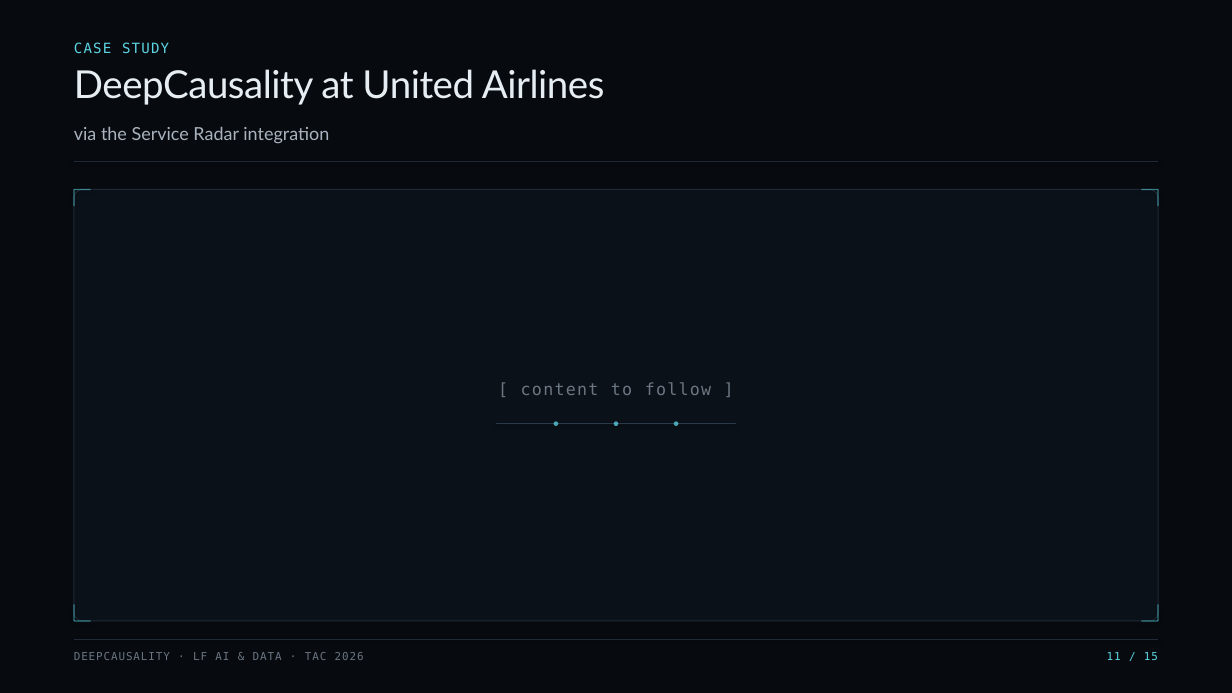
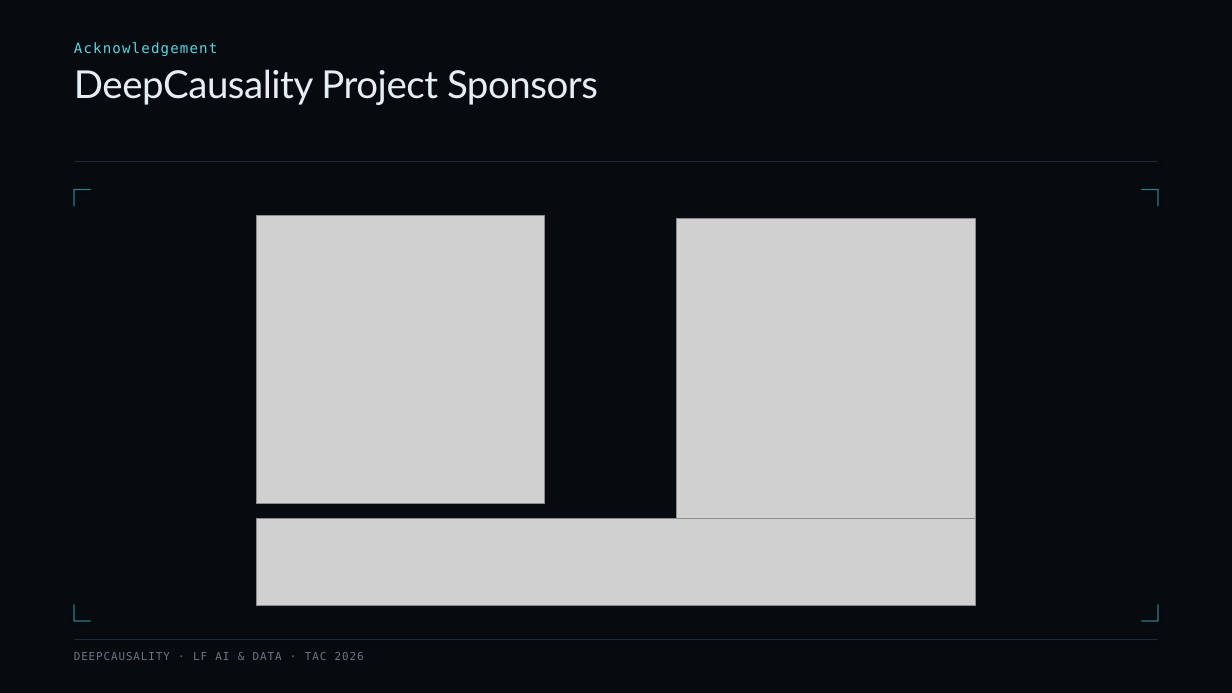
Before and after one commit to deepcausality-rs/deep_causality, a slide deck: slide 2 of docs/LF/slides/LF_2026/DeepCausality_TAC_2026.pptx (slide 11 before the commit). Drawn at 1232x693 pixels with LibreOffice and Linux fonts; fonts in the diff are those of the drawing; grey boxes stand for pictures. Boxes give left, top, right and bottom in pixels: in the first picture for what was removed or moved away, otherwise in the second. Text is boxed around its words. In the diff, an @@ line names an element or a change of style, - is before the commit and + after.

```diff
--- a/docs/LF/slides/LF_2026/DeepCausality_TAC_2026.pptx
+++ b/docs/LF/slides/LF_2026/DeepCausality_TAC_2026.pptx
@@ text at (74, 42, 217, 56): text changed @@
-CASE STUDY
+Acknowledgement
@@ text at (74, 69, 598, 105): text changed @@
-DeepCausality at United Airlines
+DeepCausality Project Sponsors
@@ text removed at (74, 127, 329, 143) @@
-via the Service Radar integration
@@ rounded rectangle removed at (74, 189, 1158, 621) @@
@@ picture added at (256, 215, 544, 504) @@
@@ picture added at (677, 219, 976, 518) @@
@@ text removed at (521, 382, 711, 395) @@
-[ content to follow ]
@@ line removed from (496, 424) to (737, 424) @@
@@ ellipse removed at (554, 421, 558, 426) @@
@@ ellipse removed at (614, 421, 618, 426) @@
@@ ellipse removed at (674, 421, 678, 426) @@
@@ picture added at (256, 518, 976, 605) @@
@@ text removed at (1107, 652, 1158, 660) @@
-11 / 15
```
Also in this commit, not shown: 9 other slides changed, 5 slides added, 5 slides removed, 1 other file.
